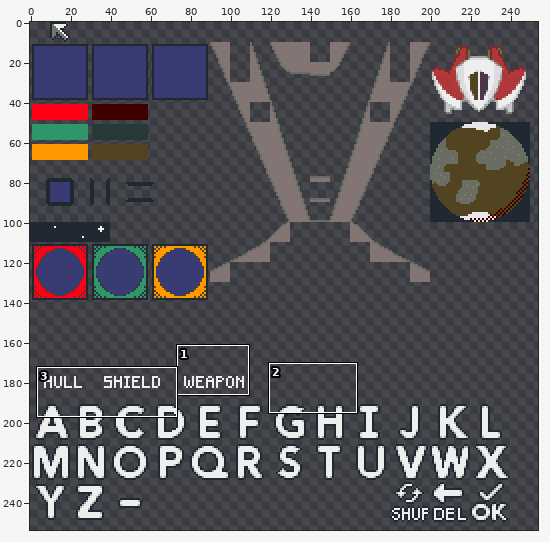
Edited in one commit: sprite sheet (cartridge/resources/1_10x10.png). Above: a wide view before the commit, with the close-up outlined.
Close-up. First the earlier version:
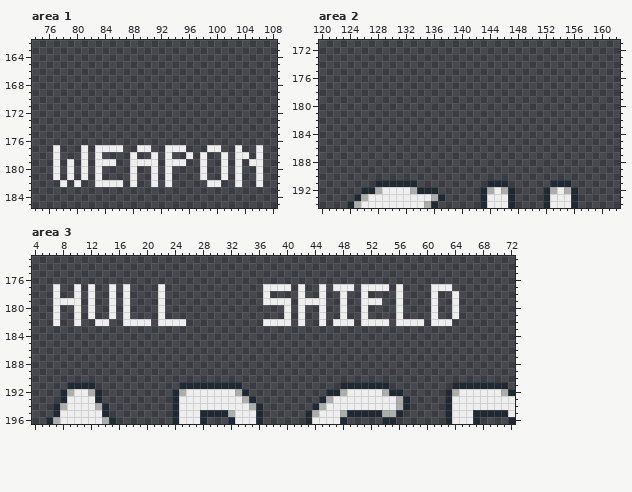
The file is 256x256 pixels. Shown: area 1: x 74..108, y 162..185; area 2: x 120..162, y 171..194; area 3: x 4..72, y 173..196. The wide view leaves out empty margins.
After:
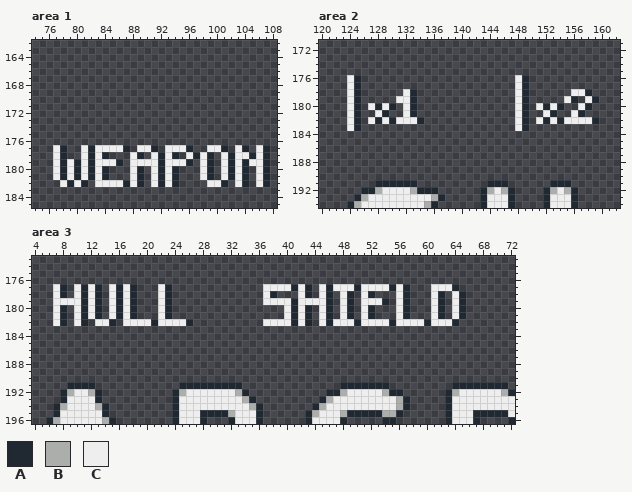
Palette (. is transparent): A #202831  B #acaeac  C #eeeeee
Difference:
--- area 1
@@ x 74..108 @@
 176 ...................................
-177 ...C...C.CCCC..CC..CCC...CC..C..C..
-178 ...C...C.C....C..C.C..C.C..C.CC.C..
-179 ...C.C.C.CCC..CCCC.CCC..C..C.C.CC..
-180 ...C.C.C.C....C..C.C....C..C.C..C..
-181 ...C.C.C.C....C..C.C....C..C.C..C..
-182 ....C.C..CCCC.C..C.C.....CC..C..C..
+177 ...CA..CACCCCA.CCA.CCCA..CCA.CA.CA.
+178 ...CA..CACA...CA.CACA.CACA.CACCACA.
+179 ...CACACACCCA.CCCCACCCA.CA.CACACCA.
+180 ...CACACACA...CA.CACA...CA.CACA.CA.
+181 ...CACACACA...CA.CACA...CA.CACA.CA.
+182 ....CACA.CCCCACA.CACA....CCA.CA.CA.
 183 ...................................
--- area 2
@@ x 120..162 @@
 175 ...........................................
-176 ...........................................
-177 ...........................................
-178 ...........................................
-179 ...........................................
-180 ...........................................
-181 ...........................................
-182 ...........................................
-183 ...........................................
+176 ....CA......................CA.............
+177 ....CA......................CA.............
+178 ....CA......CA..............CA......CCA....
+179 ....CA.....CCA..............CA.....CA.CA...
+180 ....CA.CACA.CA..............CA.CACA..CA....
+181 ....CA..CA..CA..............CA..CA..CA.....
+182 ....CA.CACACCCA.............CA.CACACCCCA...
+183 ....CA......................CA.............
 184 ...........................................
--- area 3
@@ x 4..72 @@
 176 .....................................................................
-177 ...C..C.C..C.C....C..............CCCC.C..C.CCC.CCCC.C....CCC.........
-178 ...C..C.C..C.C....C..............C....C..C..C..C....C....C..C........
-179 ...CCCC.C..C.C....C..............CCCC.CCCC..C..CCC..C....C..C........
-180 ...C..C.C..C.C....C.................C.C..C..C..C....C....C..C........
-181 ...C..C.C..C.C....C.................C.C..C..C..C....C....C..C........
-182 ...C..C..CC..CCCC.CCCC...........CCCC.C..C.CCC.CCCC.CCCC.CCC.........
+177 ...CA.CACA.CACA...CA.............CCCCACA.CACCCACCCCACA...CCCA........
+178 ...CA.CACA.CACA...CA.............CA...CA.CA.CA.CA...CA...CA.CA.......
+179 ...CCCCACA.CACA...CA.............CCCCACCCCA.CA.CCCA.CA...CA.CA.......
+180 ...CA.CACA.CACA...CA................CACA.CA.CA.CA...CA...CA.CA.......
+181 ...CA.CACA.CACA...CA................CACA.CA.CA.CA...CA...CA.CA.......
+182 ...CA.CA.CCA.CCCCACCCCA..........CCCCACA.CACCCACCCCACCCCACCCA........
 183 .....................................................................
Pixel boxes of the changes (left, top, right, bottom) in both close-ups:
added: (60, 145, 270, 187)
added: (347, 75, 424, 131)
added: (515, 75, 599, 131)
added: (60, 284, 193, 326)
added: (270, 284, 466, 326)
